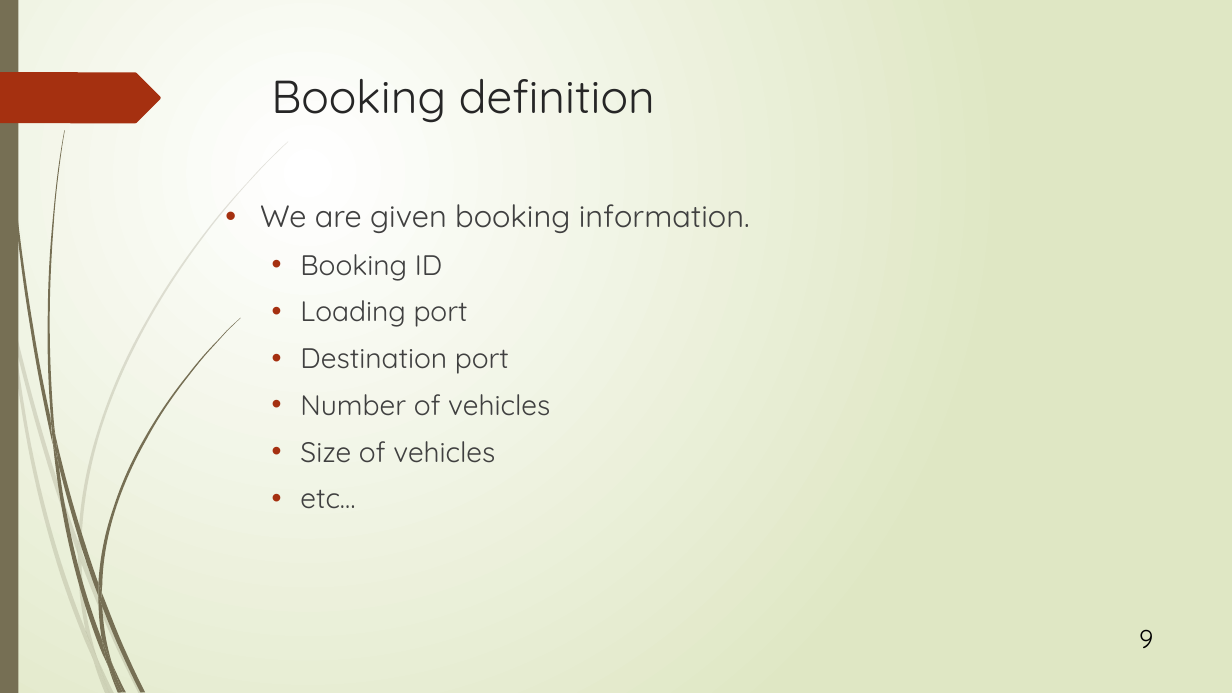
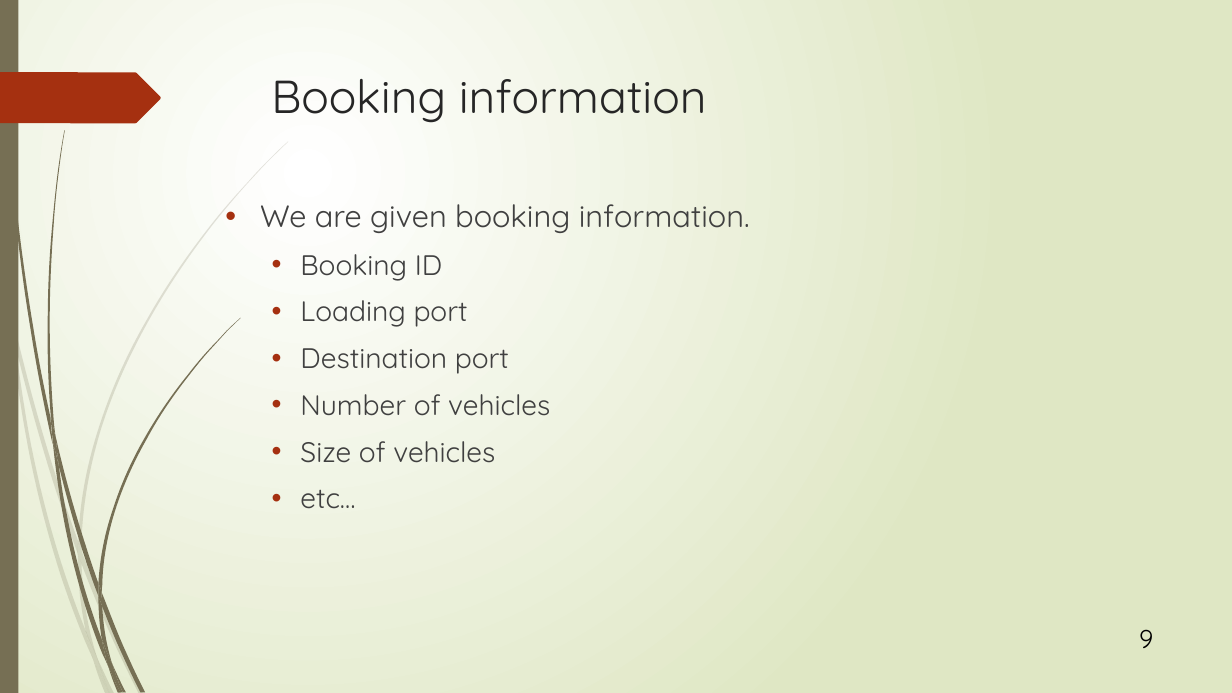
Before and after one commit to r-kurosu/kline_new, a slide deck: slide 9 of 竹田.pptx. Drawn at 1232x693 pixels with LibreOffice and Linux fonts; fonts in the diff are those of the drawing. Boxes give left, top, right and bottom in pixels: in the first picture for what was removed or moved away, otherwise in the second. Text is boxed around its words. In the diff, an @@ line names an element or a change of style, - is before the commit and + after.

```diff
--- a/竹田.pptx
+++ b/竹田.pptx
@@ title at bbox=[271, 79, 707, 123]: text changed @@
-Booking definition
+Booking information
```
Also in this commit, not shown: 1 other slide changed.
